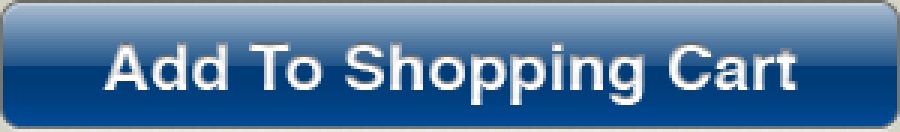
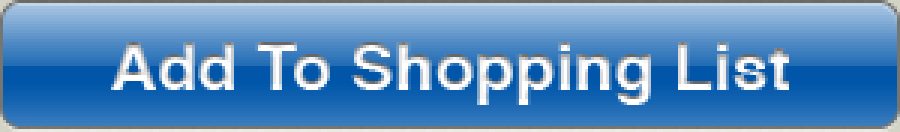
Before/after of a 900 × 132 layered artwork. What changed in the layer stack:
painted on "Add To Cart" over [102, 42, 798, 105]
hid "Selected Button" over [3, 3, 897, 126]
showed "Enabled Button" over [3, 3, 897, 126]
